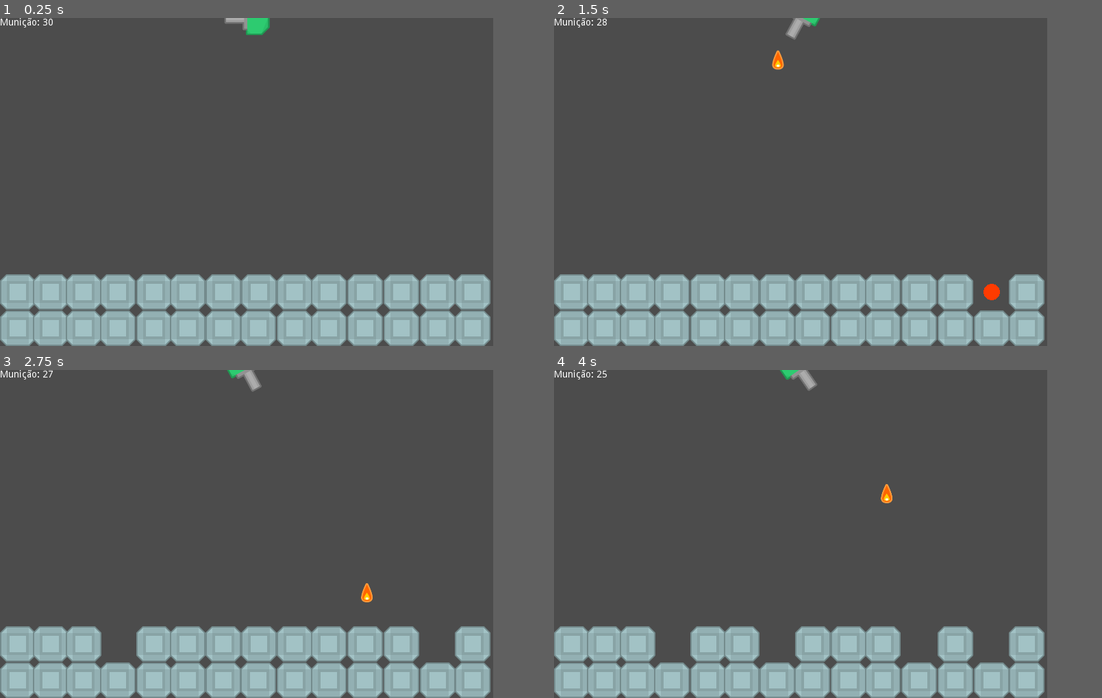
Above: before the commit, frames 1-4 (two rows, left to right).
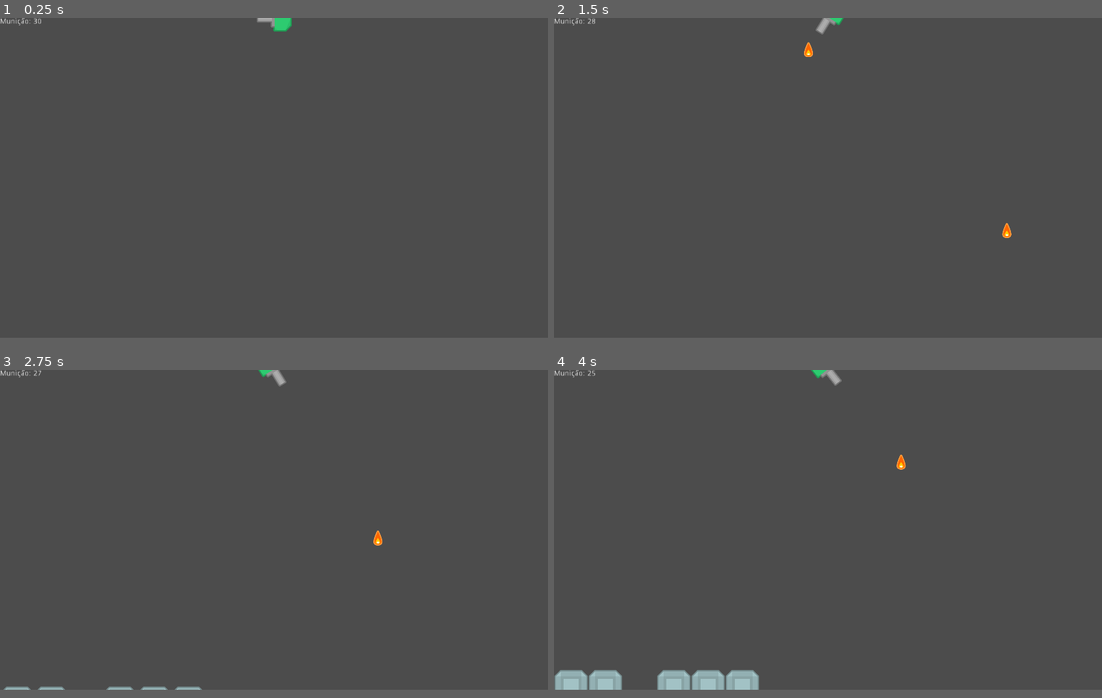
Above: after the commit, the same moments.

Repository: guidani/miner_game
Game: Godot game, scene res://entidades/Game.tscn
Same seed, same stepped clock (60 frames per second), same inputs: the game is played once before the commit and once after it.
Inputs (mouse positions are in pixels of both pictures, inside the frame that each line leads up to):
- Up to frame 1 (0.25 s): no input
- Up to frame 2 (1.5 s): tap Enter at 0.5 s; move the mouse to (910, 165) at 0.52 s; tap Space (atirar) at 0.6, 1.35 s; move the mouse to (701, 198) at 1.27 s
- Up to frame 3 (2.75 s): move the mouse to (295, 461) at 2.02 s; tap Space (atirar) at 2.1 s
- Up to frame 4 (4 s): move the mouse to (773, 599) at 2.77 s; tap Space (atirar) at 2.85, 3.6 s; move the mouse to (948, 583) at 3.52 s
In our replay, the window is 720x480 before the commit and 800x468 after it. These sizes can differ from the game's own. Grey fills any space a smaller window leaves; there, only what the larger window draws over its background counts as a difference.

The runs differ from the first frame. In frame 1, 17% of the frame differs, in the area x 0-90%, y 0-100%; in frame 2, 17%; in frame 3, 16%; in frame 4, 14%.

Commit message:
adicionado blocos infinitos

Diff:
--- /dev/null
+++ b/GeradorDeBlocos.gd
@@ -0,0 +1,29 @@
+extends Node2D
+
+
+# Called when the node enters the scene tree for the first time.
+#func _ready():
+#	set_process(true)
+
+# Called every frame. 'delta' is the elapsed time since the previous frame.
+#func _process(delta):
+#	pass
+var enemy = preload("res://entidades/Bloco.tscn")
+
+
+func spawn_object(newXPos):
+	var enemyInstance = enemy.instance()
+	enemyInstance.position = Vector2(newXPos, 600+32)
+	add_child(enemyInstance)
+
+	$Timer.wait_time = 2.5
+
+func _on_Timer_timeout():
+#	for i in [32,96,160,224,288,352,416,480,544,608,672,736,800,864,928,992]:
+#		spawn_object(i)
+	spawn_object(32)
+	spawn_object(96)
+	spawn_object(160)
+	spawn_object(224)
+	spawn_object(288)
+	spawn_object(352)
--- a/entidades/Bloco.gd
+++ b/entidades/Bloco.gd
@@ -1,14 +1,13 @@
 extends Area2D
 
-
-# Declare member variables here. Examples:
-# var a = 2
-# var b = "text"
 var explosao = preload("res://entidades/Explosao.tscn")
 var vida = 1
+var speed = 25
+var velocity = Vector2()
 
 # Called when the node enters the scene tree for the first time.
 func _ready():
+	set_process(true)
 	pass # Replace with function body.
 
 func receber_dano(dano):
@@ -22,5 +21,8 @@
 
 
 # Called every frame. 'delta' is the elapsed time since the previous frame.
-#func _process(delta):
-#	pass
+func _process(delta):
+	position.y -= speed * delta
+	# print(get_viewport_rect().size.y)
+	if position.y <= 0:
+		queue_free()
--- a/entidades/Bloco.tscn
+++ b/entidades/Bloco.tscn
@@ -7,7 +7,7 @@
 extents = Vector2( 52, 52 )
 
 [node name="Bloco" type="Area2D" groups=["Destrutivel"]]
-scale = Vector2( 0.5, 0.5 )
+scale = Vector2( 0.6, 0.6 )
 script = ExtResource( 2 )
 __meta__ = {
 "_edit_group_": true
--- a/entidades/Game.tscn
+++ b/entidades/Game.tscn
@@ -1,8 +1,7 @@
-[gd_scene load_steps=5 format=2]
+[gd_scene load_steps=4 format=2]
 
-[ext_resource path="res://entidades/Bloco.tscn" type="PackedScene" id=1]
+[ext_resource path="res://entidades/GeradorDeBlocos.tscn" type="PackedScene" id=1]
 [ext_resource path="res://entidades/Jogador.tscn" type="PackedScene" id=2]
-[ext_resource path="res://entidades/BlocoBonus.tscn" type="PackedScene" id=3]
 [ext_resource path="res://entidades/MunicaoTexto.tscn" type="PackedScene" id=4]
 
 [node name="Game" type="Node2D"]
@@ -10,91 +9,6 @@
 [node name="MunicaoTexto" parent="." instance=ExtResource( 4 )]
 
 [node name="Jogador" parent="." instance=ExtResource( 2 )]
+position = Vector2( 512, 0 )
 
-[node name="Bloco27" parent="." instance=ExtResource( 1 )]
-position = Vector2( 26, 454 )
-
-[node name="Bloco28" parent="." instance=ExtResource( 1 )]
-position = Vector2( 74, 454 )
-
-[node name="Bloco29" parent="." instance=ExtResource( 1 )]
-position = Vector2( 122, 454 )
-
-[node name="Bloco30" parent="." instance=ExtResource( 1 )]
-position = Vector2( 172, 454 )
-
-[node name="Bloco31" parent="." instance=ExtResource( 1 )]
-position = Vector2( 225, 454 )
-
-[node name="Bloco32" parent="." instance=ExtResource( 1 )]
-position = Vector2( 274, 454 )
-
-[node name="Bloco33" parent="." instance=ExtResource( 1 )]
-position = Vector2( 326, 454 )
-
-[node name="Bloco34" parent="." instance=ExtResource( 1 )]
-position = Vector2( 377, 454 )
-
-[node name="Bloco35" parent="." instance=ExtResource( 1 )]
-position = Vector2( 430, 454 )
-
-[node name="Bloco36" parent="." instance=ExtResource( 1 )]
-position = Vector2( 480, 454 )
-
-[node name="Bloco37" parent="." instance=ExtResource( 1 )]
-position = Vector2( 533, 454 )
-
-[node name="Bloco38" parent="." instance=ExtResource( 1 )]
-position = Vector2( 586, 454 )
-
-[node name="Bloco39" parent="." instance=ExtResource( 1 )]
-position = Vector2( 639, 454 )
-
-[node name="Bloco40" parent="." instance=ExtResource( 1 )]
-position = Vector2( 26, 401 )
-
-[node name="Bloco41" parent="." instance=ExtResource( 1 )]
-position = Vector2( 74, 401 )
-
-[node name="Bloco42" parent="." instance=ExtResource( 1 )]
-position = Vector2( 122, 401 )
-
-[node name="Bloco43" parent="." instance=ExtResource( 1 )]
-position = Vector2( 172, 401 )
-
-[node name="Bloco44" parent="." instance=ExtResource( 1 )]
-position = Vector2( 225, 401 )
-
-[node name="Bloco45" parent="." instance=ExtResource( 1 )]
-position = Vector2( 274, 401 )
-
-[node name="Bloco46" parent="." instance=ExtResource( 1 )]
-position = Vector2( 326, 401 )
-
-[node name="Bloco47" parent="." instance=ExtResource( 1 )]
-position = Vector2( 378, 401 )
-
-[node name="Bloco48" parent="." instance=ExtResource( 1 )]
-position = Vector2( 430, 401 )
-
-[node name="Bloco49" parent="." instance=ExtResource( 1 )]
-position = Vector2( 480, 401 )
-
-[node name="Bloco50" parent="." instance=ExtResource( 1 )]
-position = Vector2( 533, 401 )
-
-[node name="Bloco51" parent="." instance=ExtResource( 1 )]
-position = Vector2( 586, 401 )
-
-[node name="Bloco52" parent="." instance=ExtResource( 1 )]
-position = Vector2( 639, 401 )
-
-[node name="BlocoBonus" parent="." instance=ExtResource( 3 )]
-position = Vector2( 639, 401 )
-z_index = -1
-
-[node name="Bloco53" parent="." instance=ExtResource( 1 )]
-position = Vector2( 690, 454 )
-
-[node name="Bloco54" parent="." instance=ExtResource( 1 )]
-position = Vector2( 690, 401 )
+[node name="GeradorDeBlocos" parent="." instance=ExtResource( 1 )]
--- /dev/null
+++ b/entidades/GeradorDeBlocos.tscn
@@ -0,0 +1,12 @@
+[gd_scene load_steps=2 format=2]
+
+[ext_resource path="res://GeradorDeBlocos.gd" type="Script" id=1]
+
+[node name="GeradorDeBlocos" type="Node2D"]
+script = ExtResource( 1 )
+
+[node name="Timer" type="Timer" parent="."]
+wait_time = 2.5
+autostart = true
+
+[connection signal="timeout" from="Timer" to="." method="_on_Timer_timeout"]
--- a/entidades/Jogador.gd
+++ b/entidades/Jogador.gd
@@ -1,11 +1,9 @@
 extends Area2D
 
 var tiro = preload("res://entidades/Tiro1.tscn")
-# var total_municao = 30
-# var total_municao = GlobalVariables.arma_um_municao
 
 var pode_atirar = true
-# Called when the node enters the scene tree for the first time.
+
 func _ready():
 	self.rotate(90)
 	set_process(true)
@@ -16,7 +14,6 @@
 	look_at(get_global_mouse_position())
 	if Input.is_action_just_pressed("atirar") and GlobalVariables.arma_um_municao > 0:
 		GlobalVariables.arma_um_municao -= 1
-		# print(total_municao)
 		atirar()
 
 # Relacionado ao tiro
--- a/entidades/MunicaoTexto.gd
+++ b/entidades/MunicaoTexto.gd
@@ -1,9 +1,4 @@
 extends CanvasLayer
-
-
-# Declare member variables here. Examples:
-# var a = 2
-# var b = "text"
 
 
 # Called when the node enters the scene tree for the first time.
--- a/entidades/Tiro1.gd
+++ b/entidades/Tiro1.gd
@@ -16,7 +16,7 @@
 	movement = movement.move_toward(mouse_position, delta)
 	movement = movement.normalized() * speed
 	position = position + movement
-	if position.y >= 500:
+	if position.y >= 1500:
 		print('Deletado')
 		queue_free()
 
--- a/project.godot
+++ b/project.godot
@@ -20,8 +20,6 @@
 
 [display]
 
-window/size/width=720
-window/size/height=480
 window/stretch/mode="2d"
 window/stretch/aspect="keep"
 
